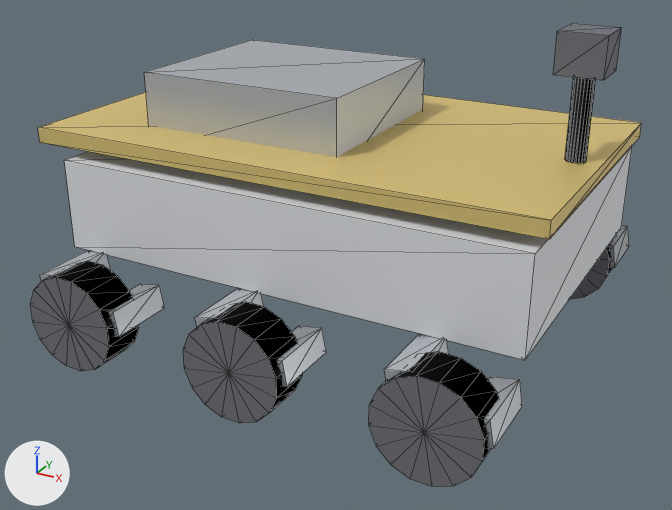
Before and after pictures for a commit that changed the glTF model public/models/yutu_rover.glb.
Camera for both pictures: a camera (50 mm lens) standing at (1.36, -2.61, 1.52) and looking at (-0.01, -0.12, 0.28). Lighting does not change. The marker at lower left points along +X, +Y and +Z. The older version comes first. Mesh edges are drawn as thin lines. Where no turn or scale is listed for an object, it has been applied to the vertices.

The first picture shows '太阳翼', '桅杆', '相机头', '设备舱', '车体', '轮+0.00,+0.62', '轮+0.60,+0.62', '轮+0.60,-0.62', '轮-0.60,+0.62', '轮辐+0.00,+0.62-0', '轮辐+0.60,+0.62-0', '轮辐+0.60,+0.62-1', '轮辐-0.60,+0.62-0' and 3 more.
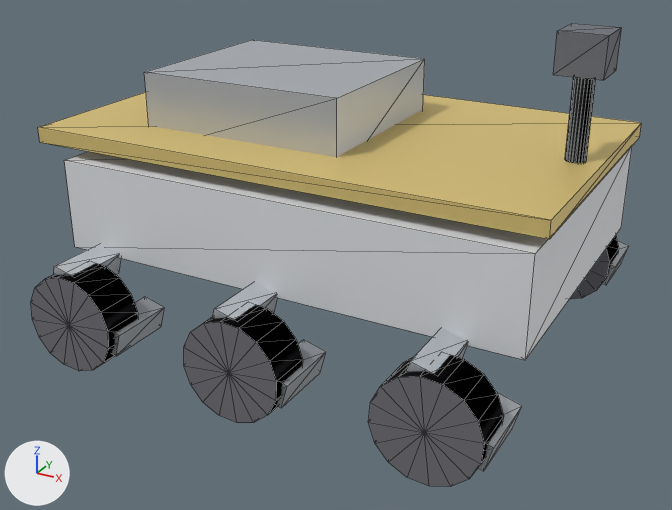
Boxes [x1, y1, x2, y2] around the edits, measured in the pictures (672 x 510 px):
'轮+0.60,+0.62', turned: before [369, 351, 499, 487]; after [368, 355, 504, 487]
'轮+0.00,+0.62', turned: before [183, 302, 302, 423]; after [184, 304, 303, 423]
'轮-0.60,+0.62', turned: before [30, 261, 139, 371]; after [31, 263, 138, 371]
'轮辐-0.60,+0.62-0', turned: before [109, 284, 165, 337]; after [112, 296, 165, 356]
'轮辐+0.00,+0.62-0', turned: before [277, 326, 326, 387]; after [276, 339, 326, 408]
'轮辐+0.60,+0.62-1', turned: before [384, 334, 449, 381]; after [406, 328, 468, 374]
'轮辐+0.60,+0.62-0', turned: before [484, 377, 522, 449]; after [478, 392, 522, 471]
'轮辐+0.00,+0.62-1', turned: before [195, 288, 263, 327]; after [212, 282, 278, 320]
'轮辐-0.60,+0.62-1', turned: before [40, 250, 111, 281]; after [54, 244, 121, 276]
'轮+0.60,-0.62', turned: before [570, 235, 616, 299]; after [570, 235, 619, 299]
'轮辐+0.60,-0.62-0', turned: before [608, 226, 629, 268]; after [602, 240, 629, 285]

The change, as a diff of the scene's bpy script:
```diff
--- a/public/models/yutu_rover.glb.py
+++ b/public/models/yutu_rover.glb.py
@@ ob_轮_0_60__0_62 @@
 ob_轮_0_60__0_62.location = (0.6, -0.62, 0.16)
-ob_轮_0_60__0_62.rotation_euler = (0.0, -0.181, 0.0)  # degrees (0, -10, 0)
+ob_轮_0_60__0_62.rotation_euler = (0.0, 0.269, 0.0)  # degrees (0, 15, 0)
@@ ob_0_60__0_62 @@
 ob_0_60__0_62.location = (0.6, 0.62, 0.16)
-ob_0_60__0_62.rotation_euler = (0.0, -0.181, 0.0)  # degrees (0, -10, 0)
+ob_0_60__0_62.rotation_euler = (0.0, 0.269, 0.0)  # degrees (0, 15, 0)
@@ ob_轮_0_00__0_62 @@
 ob_轮_0_00__0_62.location = (0.0, -0.62, 0.16)
-ob_轮_0_00__0_62.rotation_euler = (0.0, -0.181, 0.0)  # degrees (0, -10, 0)
+ob_轮_0_00__0_62.rotation_euler = (0.0, 0.269, 0.0)  # degrees (0, 15, 0)
@@ ob_0_60__0_62_3 @@
 ob_0_60__0_62_3.location = (-0.6, -0.62, 0.16)
-ob_0_60__0_62_3.rotation_euler = (0.0, -0.181, 0.0)  # degrees (0, -10, 0)
+ob_0_60__0_62_3.rotation_euler = (0.0, 0.269, 0.0)  # degrees (0, 15, 0)
```
